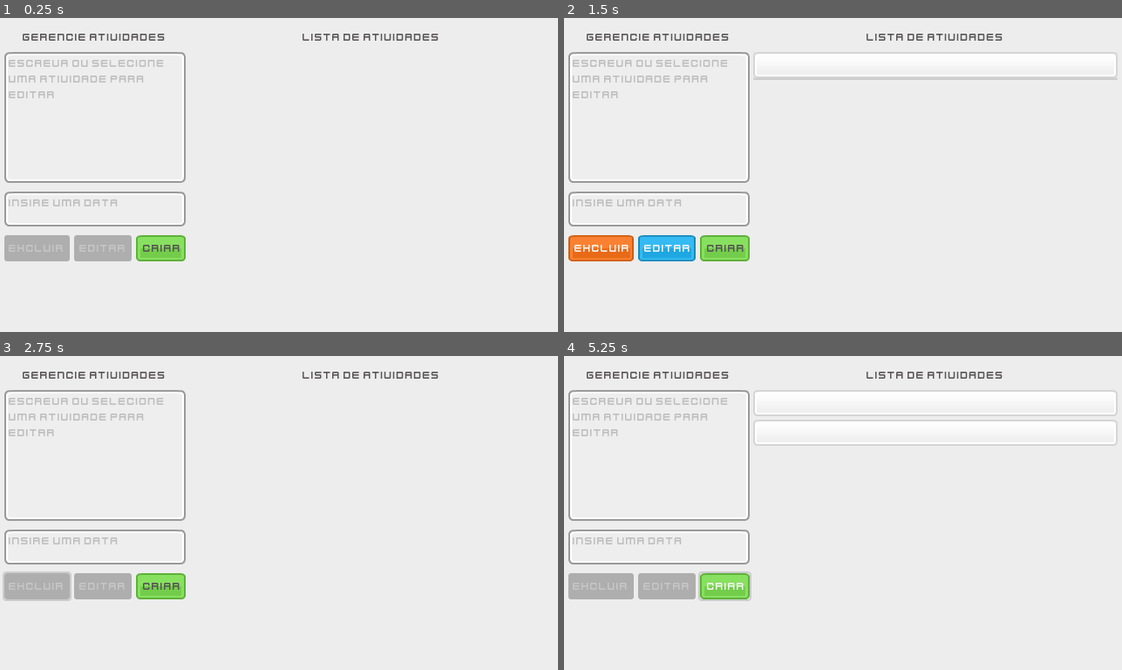
Above: before the commit, frames 1-4 (two rows, left to right).
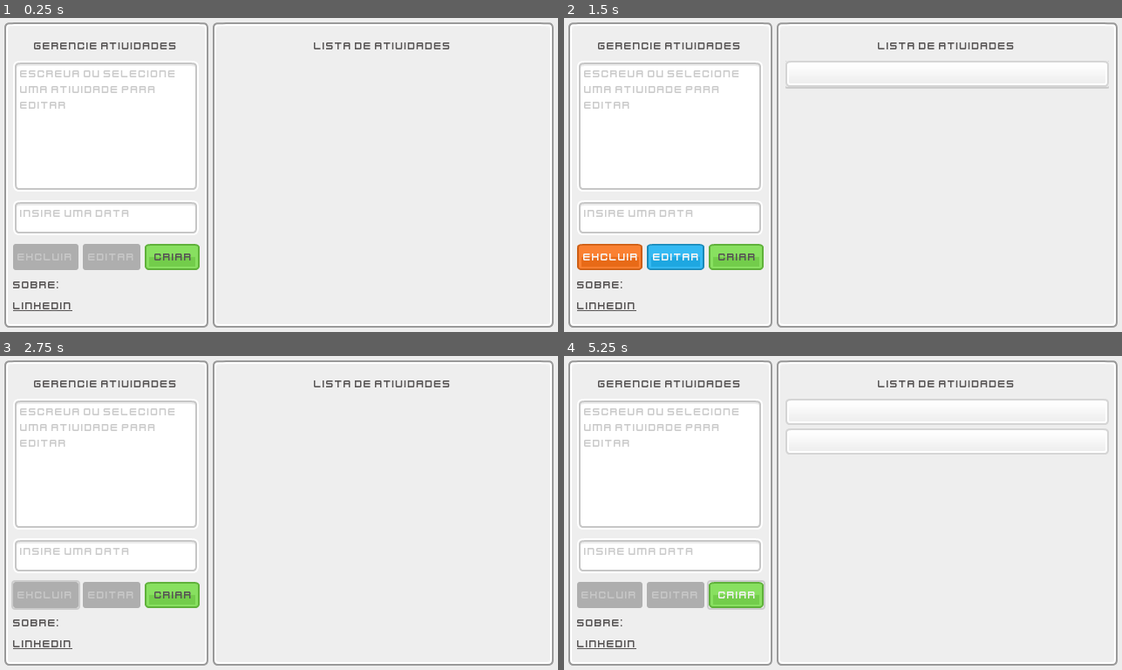
Above: after the commit, the same moments.

Repository: wildermedeiros/SWA_CRUD
Game: Godot game, scene res://UI.tscn
Two runs of this game, one before a commit and one after it. Both use one fixed random seed, a clock stepped at 60 frames per second and the inputs below.
Inputs (mouse positions are in pixels of both pictures, inside the frame that each line leads up to; where the layout moved, square brackets give the same spot in the first picture):
- Up to frame 1 (0.25 s): no input
- Up to frame 2 (1.5 s): click "Criar" at 0.5 s; click (949, 74) [937, 65] at 1.25 s
- Up to frame 3 (2.75 s): click "Excluir" at 2 s
- Up to frame 4 (5.25 s): click "Criar" at 2.75 s; click (949, 412) [937, 403] at 3.5 s; click "Editar" at 4.25 s; click "Criar" at 5 s

The runs differ from the first frame. In frame 1, 9.2% of the frame differs, in the area x 0-100%, y 1-99%; in frame 2, 12%; in frame 3, 9.3%; in frame 4, 12%.

Commit message:
Polish stage 2

Diff:
--- a/SaveAndLoad.gd
+++ b/SaveAndLoad.gd
@@ -1,4 +1,6 @@
 extends Node
+
+@export var task_list: VBoxContainer
 
 func save_game():
 	var save = FileAccess.open("user://savegame.save", FileAccess.WRITE)
@@ -41,7 +43,7 @@
 
 		var task = load(node_data["filename"]).instantiate()
 		get_node(node_data["parent"]).add_child(task)
-		get_node("ColorRect/MarginContainer/HBoxContainer/VBoxContainer2/ScrollContainer/VBoxContainer").tasks.append(task)
+		task_list.tasks.append(task)
 		task.set_desc_label(node_data["desc_label_text"])
 		task.set_date_label(node_data["date_label_text"])
 
--- a/UI.tscn
+++ b/UI.tscn
@@ -1,26 +1,35 @@
-[gd_scene load_steps=16 format=3 uid="uid://dqpubm1tofce3"]
+[gd_scene load_steps=18 format=3 uid="uid://dqpubm1tofce3"]
 
 [ext_resource type="Script" path="res://TaskList.gd" id="1_g5txw"]
 [ext_resource type="Script" path="res://SaveAndLoad.gd" id="1_jypxo"]
 [ext_resource type="PackedScene" uid="uid://dkxjaujmgy8ae" path="res://Task.tscn" id="2_4a31f"]
+[ext_resource type="Texture2D" uid="uid://6he61a0546lb" path="res://arts/ui/grey_button05.png" id="2_jnr5k"]
 [ext_resource type="FontFile" uid="uid://dheihwi3ub1fl" path="res://arts/fonts/kenvector_future.ttf" id="2_mqnjf"]
 [ext_resource type="Texture2D" uid="uid://dtq4xpps15pg3" path="res://arts/ui/grey_panel.png" id="2_xgr4y"]
 [ext_resource type="Texture2D" uid="uid://cke5p5hhgucb1" path="res://arts/ui/blue_button01.png" id="4_asky3"]
 [ext_resource type="Texture2D" uid="uid://b8fc3vwm22e1l" path="res://arts/ui/green_button01.png" id="4_oy7ho"]
 [ext_resource type="Texture2D" uid="uid://iwmjjnltfou6" path="res://arts/ui/red_button12.png" id="4_smj6w"]
 
-[sub_resource type="StyleBoxTexture" id="StyleBoxTexture_c01uc"]
+[sub_resource type="StyleBoxTexture" id="StyleBoxTexture_bx6wy"]
 texture = ExtResource("2_xgr4y")
 texture_margin_left = 5.0
 texture_margin_top = 5.0
 texture_margin_right = 5.0
-texture_margin_bottom = 5.0
+texture_margin_bottom = 6.0
+
+[sub_resource type="StyleBoxTexture" id="StyleBoxTexture_c01uc"]
+texture = ExtResource("2_jnr5k")
+texture_margin_left = 8.0
+texture_margin_top = 8.0
+texture_margin_right = 9.0
+texture_margin_bottom = 6.0
 
 [sub_resource type="Theme" id="Theme_hken7"]
 default_font = ExtResource("2_mqnjf")
 default_font_size = 12
 Button/colors/font_color = Color(0.337255, 0.32549, 0.32549, 1)
 Button/colors/font_focus_color = Color(0.337255, 0.32549, 0.32549, 1)
+Panel/styles/panel = SubResource("StyleBoxTexture_bx6wy")
 TextEdit/colors/caret_color = Color(0.192157, 0.184314, 0.184314, 1)
 TextEdit/colors/font_color = Color(0.192157, 0.184314, 0.184314, 1)
 TextEdit/colors/font_placeholder_color = Color(0.141176, 0.141176, 0.141176, 0.239216)
@@ -63,8 +72,9 @@
 texture_margin_bottom = 2.0
 modulate_color = Color(1, 1, 1, 0)
 
-[node name="UI" type="CanvasLayer"]
+[node name="UI" type="CanvasLayer" node_paths=PackedStringArray("task_list")]
 script = ExtResource("1_jypxo")
+task_list = NodePath("ColorRect/MarginContainer/HBoxContainer/VBoxContainer2/Panel/MarginContainer2/VBoxContainer/ScrollContainer/VBoxContainer")
 
 [node name="ColorRect" type="ColorRect" parent="."]
 anchors_preset = 15
@@ -89,18 +99,38 @@
 [node name="HBoxContainer" type="HBoxContainer" parent="ColorRect/MarginContainer"]
 layout_mode = 2
 theme = SubResource("Theme_hken7")
-
-[node name="VBoxContainer" type="VBoxContainer" parent="ColorRect/MarginContainer/HBoxContainer"]
-layout_mode = 2
-size_flags_horizontal = 3
-size_flags_stretch_ratio = 0.4
+theme_override_constants/separation = 5
+
+[node name="VBoxContainer3" type="VBoxContainer" parent="ColorRect/MarginContainer/HBoxContainer"]
+layout_mode = 2
+size_flags_horizontal = 3
+size_flags_stretch_ratio = 0.6
+
+[node name="Panel" type="Panel" parent="ColorRect/MarginContainer/HBoxContainer/VBoxContainer3"]
+layout_mode = 2
+size_flags_vertical = 3
+
+[node name="MarginContainer" type="MarginContainer" parent="ColorRect/MarginContainer/HBoxContainer/VBoxContainer3/Panel"]
+layout_mode = 1
+anchors_preset = 15
+anchor_right = 1.0
+anchor_bottom = 1.0
+grow_horizontal = 2
+grow_vertical = 2
+theme_override_constants/margin_left = 10
+theme_override_constants/margin_top = 10
+theme_override_constants/margin_right = 10
+theme_override_constants/margin_bottom = 10
+
+[node name="VBoxContainer" type="VBoxContainer" parent="ColorRect/MarginContainer/HBoxContainer/VBoxContainer3/Panel/MarginContainer"]
+layout_mode = 2
 theme_override_constants/separation = 10
 
-[node name="MarginContainer" type="MarginContainer" parent="ColorRect/MarginContainer/HBoxContainer/VBoxContainer"]
-layout_mode = 2
-theme_override_constants/margin_top = 10
-
-[node name="Label" type="Label" parent="ColorRect/MarginContainer/HBoxContainer/VBoxContainer/MarginContainer"]
+[node name="MarginContainer" type="MarginContainer" parent="ColorRect/MarginContainer/HBoxContainer/VBoxContainer3/Panel/MarginContainer/VBoxContainer"]
+layout_mode = 2
+theme_override_constants/margin_top = 10
+
+[node name="Label" type="Label" parent="ColorRect/MarginContainer/HBoxContainer/VBoxContainer3/Panel/MarginContainer/VBoxContainer/MarginContainer"]
 layout_mode = 2
 size_flags_vertical = 1
 theme_override_colors/font_color = Color(0.341176, 0.329412, 0.329412, 1)
@@ -108,7 +138,7 @@
 horizontal_alignment = 1
 vertical_alignment = 1
 
-[node name="DescTextEdit" type="TextEdit" parent="ColorRect/MarginContainer/HBoxContainer/VBoxContainer"]
+[node name="DescTextEdit" type="TextEdit" parent="ColorRect/MarginContainer/HBoxContainer/VBoxContainer3/Panel/MarginContainer/VBoxContainer"]
 custom_minimum_size = Vector2(0, 150)
 layout_mode = 2
 placeholder_text = "Escreva ou selecione uma atividade para editar"
@@ -116,20 +146,20 @@
 scroll_smooth = true
 caret_blink = true
 
-[node name="DateTextEdit" type="TextEdit" parent="ColorRect/MarginContainer/HBoxContainer/VBoxContainer"]
+[node name="DateTextEdit" type="TextEdit" parent="ColorRect/MarginContainer/HBoxContainer/VBoxContainer3/Panel/MarginContainer/VBoxContainer"]
 custom_minimum_size = Vector2(0, 40)
 layout_mode = 2
 placeholder_text = "Insire uma data"
 wrap_mode = 1
 caret_blink = true
 
-[node name="ButtonsHBoxContainer" type="HBoxContainer" parent="ColorRect/MarginContainer/HBoxContainer/VBoxContainer"]
+[node name="ButtonsHBoxContainer" type="HBoxContainer" parent="ColorRect/MarginContainer/HBoxContainer/VBoxContainer3/Panel/MarginContainer/VBoxContainer"]
 custom_minimum_size = Vector2(0, 30)
 layout_mode = 2
 size_flags_stretch_ratio = 0.09
 theme_override_constants/separation = 5
 
-[node name="DeleteButton" type="Button" parent="ColorRect/MarginContainer/HBoxContainer/VBoxContainer/ButtonsHBoxContainer"]
+[node name="DeleteButton" type="Button" parent="ColorRect/MarginContainer/HBoxContainer/VBoxContainer3/Panel/MarginContainer/VBoxContainer/ButtonsHBoxContainer"]
 layout_mode = 2
 size_flags_horizontal = 3
 theme_override_colors/font_color = Color(0.968627, 0.964706, 0.960784, 1)
@@ -137,7 +167,7 @@
 theme_override_styles/hover = SubResource("StyleBoxTexture_hof3h")
 text = "Excluir"
 
-[node name="EditButton" type="Button" parent="ColorRect/MarginContainer/HBoxContainer/VBoxContainer/ButtonsHBoxContainer"]
+[node name="EditButton" type="Button" parent="ColorRect/MarginContainer/HBoxContainer/VBoxContainer3/Panel/MarginContainer/VBoxContainer/ButtonsHBoxContainer"]
 layout_mode = 2
 size_flags_horizontal = 3
 theme_override_colors/font_color = Color(0.968627, 0.964706, 0.960784, 1)
@@ -146,7 +176,7 @@
 theme_override_styles/pressed = SubResource("StyleBoxTexture_fbhhp")
 text = "Editar"
 
-[node name="CreateButton" type="Button" parent="ColorRect/MarginContainer/HBoxContainer/VBoxContainer/ButtonsHBoxContainer"]
+[node name="CreateButton" type="Button" parent="ColorRect/MarginContainer/HBoxContainer/VBoxContainer3/Panel/MarginContainer/VBoxContainer/ButtonsHBoxContainer"]
 layout_mode = 2
 size_flags_horizontal = 3
 theme_override_styles/normal = SubResource("StyleBoxTexture_hltde")
@@ -154,40 +184,75 @@
 theme_override_styles/pressed = SubResource("StyleBoxTexture_s1neh")
 text = "Criar"
 
+[node name="Label" type="Label" parent="ColorRect/MarginContainer/HBoxContainer/VBoxContainer3/Panel/MarginContainer/VBoxContainer"]
+layout_mode = 2
+size_flags_horizontal = 0
+theme_override_colors/font_color = Color(0.341176, 0.329412, 0.329412, 1)
+text = "Sobre:"
+
+[node name="LinkButton" type="LinkButton" parent="ColorRect/MarginContainer/HBoxContainer/VBoxContainer3/Panel/MarginContainer/VBoxContainer"]
+custom_minimum_size = Vector2(0, 15)
+layout_mode = 2
+size_flags_horizontal = 0
+theme_override_colors/font_color = Color(0.341176, 0.329412, 0.329412, 1)
+theme_override_colors/font_hover_color = Color(0, 0.141176, 1, 1)
+text = "LinkedIn"
+uri = "https://www.linkedin.com/in/wildermedeiros/"
+
 [node name="VBoxContainer2" type="VBoxContainer" parent="ColorRect/MarginContainer/HBoxContainer"]
 layout_mode = 2
 size_flags_horizontal = 3
 theme_override_constants/separation = 10
 
-[node name="MarginContainer" type="MarginContainer" parent="ColorRect/MarginContainer/HBoxContainer/VBoxContainer2"]
-layout_mode = 2
-theme_override_constants/margin_top = 10
-
-[node name="Label" type="Label" parent="ColorRect/MarginContainer/HBoxContainer/VBoxContainer2/MarginContainer"]
+[node name="Panel" type="Panel" parent="ColorRect/MarginContainer/HBoxContainer/VBoxContainer2"]
+layout_mode = 2
+size_flags_vertical = 3
+
+[node name="MarginContainer2" type="MarginContainer" parent="ColorRect/MarginContainer/HBoxContainer/VBoxContainer2/Panel"]
+layout_mode = 1
+anchors_preset = 15
+anchor_right = 1.0
+anchor_bottom = 1.0
+grow_horizontal = 2
+grow_vertical = 2
+theme_override_constants/margin_left = 10
+theme_override_constants/margin_top = 10
+theme_override_constants/margin_right = 10
+theme_override_constants/margin_bottom = 10
+
+[node name="VBoxContainer" type="VBoxContainer" parent="ColorRect/MarginContainer/HBoxContainer/VBoxContainer2/Panel/MarginContainer2"]
+layout_mode = 2
+theme_override_constants/separation = 10
+
+[node name="MarginContainer" type="MarginContainer" parent="ColorRect/MarginContainer/HBoxContainer/VBoxContainer2/Panel/MarginContainer2/VBoxContainer"]
+layout_mode = 2
+theme_override_constants/margin_top = 10
+
+[node name="Label" type="Label" parent="ColorRect/MarginContainer/HBoxContainer/VBoxContainer2/Panel/MarginContainer2/VBoxContainer/MarginContainer"]
 layout_mode = 2
 theme_override_colors/font_color = Color(0.341176, 0.329412, 0.329412, 1)
 text = "Lista de atividades"
 horizontal_alignment = 1
 vertical_alignment = 1
 
-[node name="ScrollContainer" type="ScrollContainer" parent="ColorRect/MarginContainer/HBoxContainer/VBoxContainer2"]
-layout_mode = 2
-size_flags_horizontal = 3
-size_flags_vertical = 3
-
-[node name="VBoxContainer" type="VBoxContainer" parent="ColorRect/MarginContainer/HBoxContainer/VBoxContainer2/ScrollContainer" node_paths=PackedStringArray("save_load_script", "delete_button", "edit_button", "desc_edit", "date_edit")]
+[node name="ScrollContainer" type="ScrollContainer" parent="ColorRect/MarginContainer/HBoxContainer/VBoxContainer2/Panel/MarginContainer2/VBoxContainer"]
+layout_mode = 2
+size_flags_horizontal = 3
+size_flags_vertical = 3
+
+[node name="VBoxContainer" type="VBoxContainer" parent="ColorRect/MarginContainer/HBoxContainer/VBoxContainer2/Panel/MarginContainer2/VBoxContainer/ScrollContainer" node_paths=PackedStringArray("save_load_script", "delete_button", "edit_button", "desc_edit", "date_edit")]
 layout_mode = 2
 size_flags_horizontal = 3
 size_flags_vertical = 3
 script = ExtResource("1_g5txw")
-save_load_script = NodePath("../../../../../..")
-delete_button = NodePath("../../../VBoxContainer/ButtonsHBoxContainer/DeleteButton")
-edit_button = NodePath("../../../VBoxContainer/ButtonsHBoxContainer/EditButton")
+save_load_script = NodePath("../../../../../../../../..")
+delete_button = NodePath("../../../../../../VBoxContainer3/Panel/MarginContainer/VBoxContainer/ButtonsHBoxContainer/DeleteButton")
+edit_button = NodePath("../../../../../../VBoxContainer3/Panel/MarginContainer/VBoxContainer/ButtonsHBoxContainer/EditButton")
 task_scene = ExtResource("2_4a31f")
-desc_edit = NodePath("../../../VBoxContainer/DescTextEdit")
-date_edit = NodePath("../../../VBoxContainer/DateTextEdit")
+desc_edit = NodePath("../../../../../../VBoxContainer3/Panel/MarginContainer/VBoxContainer/DescTextEdit")
+date_edit = NodePath("../../../../../../VBoxContainer3/Panel/MarginContainer/VBoxContainer/DateTextEdit")
 save_after_seconds = 2
 
-[connection signal="button_down" from="ColorRect/MarginContainer/HBoxContainer/VBoxContainer/ButtonsHBoxContainer/DeleteButton" to="ColorRect/MarginContainer/HBoxContainer/VBoxContainer2/ScrollContainer/VBoxContainer" method="_on_delete_task"]
-[connection signal="button_down" from="ColorRect/MarginContainer/HBoxContainer/VBoxContainer/ButtonsHBoxContainer/EditButton" to="ColorRect/MarginContainer/HBoxContainer/VBoxContainer2/ScrollContainer/VBoxContainer" method="_on_edit_task_button"]
-[connection signal="button_down" from="ColorRect/MarginContainer/HBoxContainer/VBoxContainer/ButtonsHBoxContainer/CreateButton" to="ColorRect/MarginContainer/HBoxContainer/VBoxContainer2/ScrollContainer/VBoxContainer" method="_on_create_task_button_down"]
+[connection signal="button_down" from="ColorRect/MarginContainer/HBoxContainer/VBoxContainer3/Panel/MarginContainer/VBoxContainer/ButtonsHBoxContainer/DeleteButton" to="ColorRect/MarginContainer/HBoxContainer/VBoxContainer2/Panel/MarginContainer2/VBoxContainer/ScrollContainer/VBoxContainer" method="_on_delete_task"]
+[connection signal="button_down" from="ColorRect/MarginContainer/HBoxContainer/VBoxContainer3/Panel/MarginContainer/VBoxContainer/ButtonsHBoxContainer/EditButton" to="ColorRect/MarginContainer/HBoxContainer/VBoxContainer2/Panel/MarginContainer2/VBoxContainer/ScrollContainer/VBoxContainer" method="_on_edit_task_button"]
+[connection signal="button_down" from="ColorRect/MarginContainer/HBoxContainer/VBoxContainer3/Panel/MarginContainer/VBoxContainer/ButtonsHBoxContainer/CreateButton" to="ColorRect/MarginContainer/HBoxContainer/VBoxContainer2/Panel/MarginContainer2/VBoxContainer/ScrollContainer/VBoxContainer" method="_on_create_task_button_down"]
